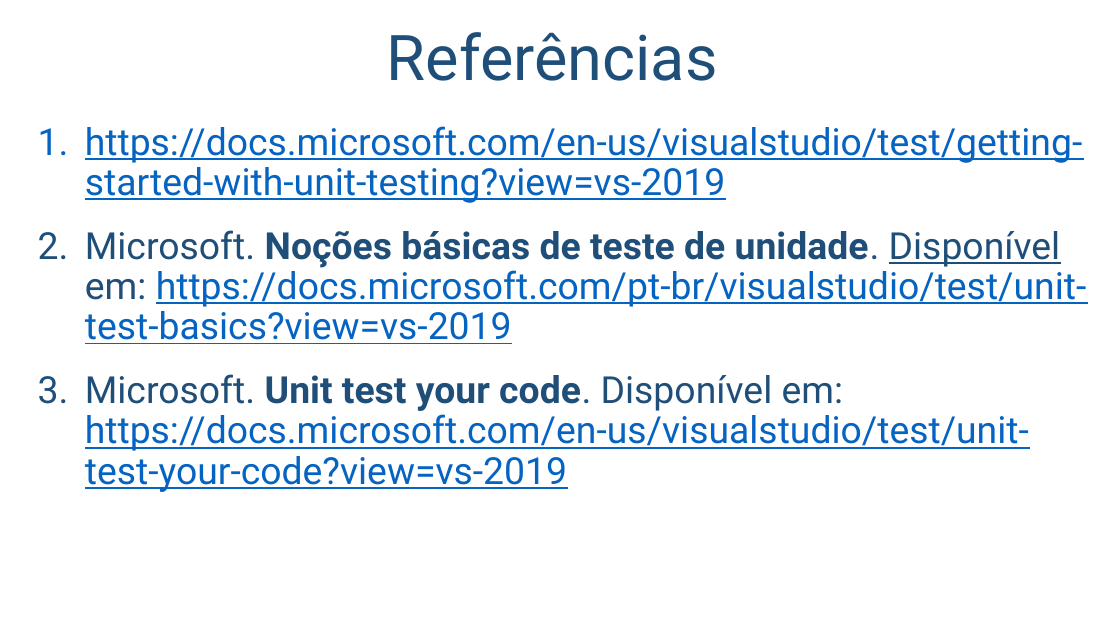
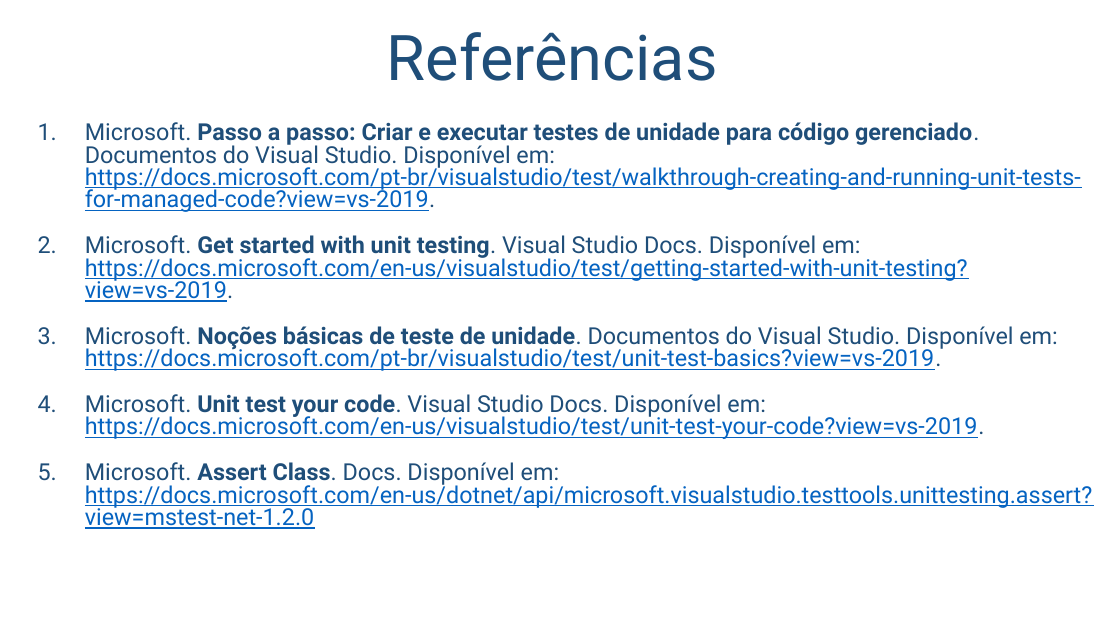
Before and after one commit to salmo-jr/public-slides, a slide deck: slide 6 of unit-tests_visual-studio.pptx (slide 8 before the commit). Drawn at 1120x630 pixels with LibreOffice and Linux fonts; fonts in the diff are those of the drawing; background and template pictures are left out. Boxes give left, top, right and bottom in pixels: in the first picture for what was removed or moved away, otherwise in the second. Text is boxed around its words. In the diff, an @@ line names an element or a change of style, - is before the commit and + after.

Commit message:
inclusão de slides sobre classes de teste

```diff
--- a/unit-tests_visual-studio.pptx
+++ b/unit-tests_visual-studio.pptx
@@ text at (85,122,1092,529): text changed; size 32 to 20 pt @@
-1. https://docs.microsoft.com/en-us/visualstudio/test/getting-started-with-unit-testing?view=vs-2019
-2. Microsoft. Noções básicas de teste de unidade. Disponível em: https://docs.microsoft.com/pt-br/visualstudio/test/unit-test-basics?view=vs-2019
-3. Microsoft. Unit test your code. Disponível em: https://docs.microsoft.com/en-us/visualstudio/test/unit-test-your-code?view=vs-2019
+1. Microsoft. Passo a passo: Criar e executar testes de unidade para código gerenciado. Documentos do Visual Studio. Disponível em: https://docs.microsoft.com/pt-br/visualstudio/test/walkthrough-creating-and-running-unit-tests-for-managed-code?view=vs-2019.
+2. Microsoft. Get started with unit testing. Visual Studio Docs. Disponível em: https://docs.microsoft.com/en-us/visualstudio/test/getting-started-with-unit-testing?view=vs-2019.
+3. Microsoft. Noções básicas de teste de unidade. Documentos do Visual Studio. Disponível em: https://docs.microsoft.com/pt-br/visualstudio/test/unit-test-basics?view=vs-2019.
+4. Microsoft. Unit test your code. Visual Studio Docs. Disponível em: https://docs.microsoft.com/en-us/visualstudio/test/unit-test-your-code?view=vs-2019.
+5. Microsoft. Assert Class. Docs. Disponível em: https://docs.microsoft.com/en-us/dotnet/api/microsoft.visualstudio.testtools.unittesting.assert?view=mstest-net-1.2.0
```
Also in this commit, not shown: 1 other slide changed, 1 slide added, 3 slides removed.
